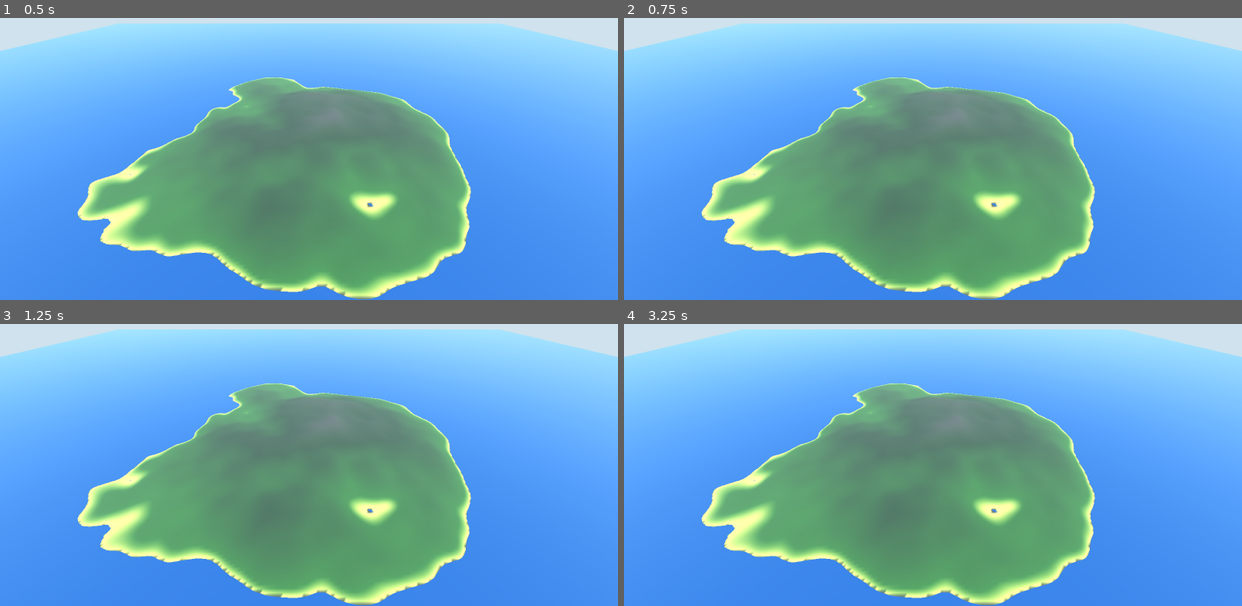
Above: before the commit, frames 1-4 (two rows, left to right).
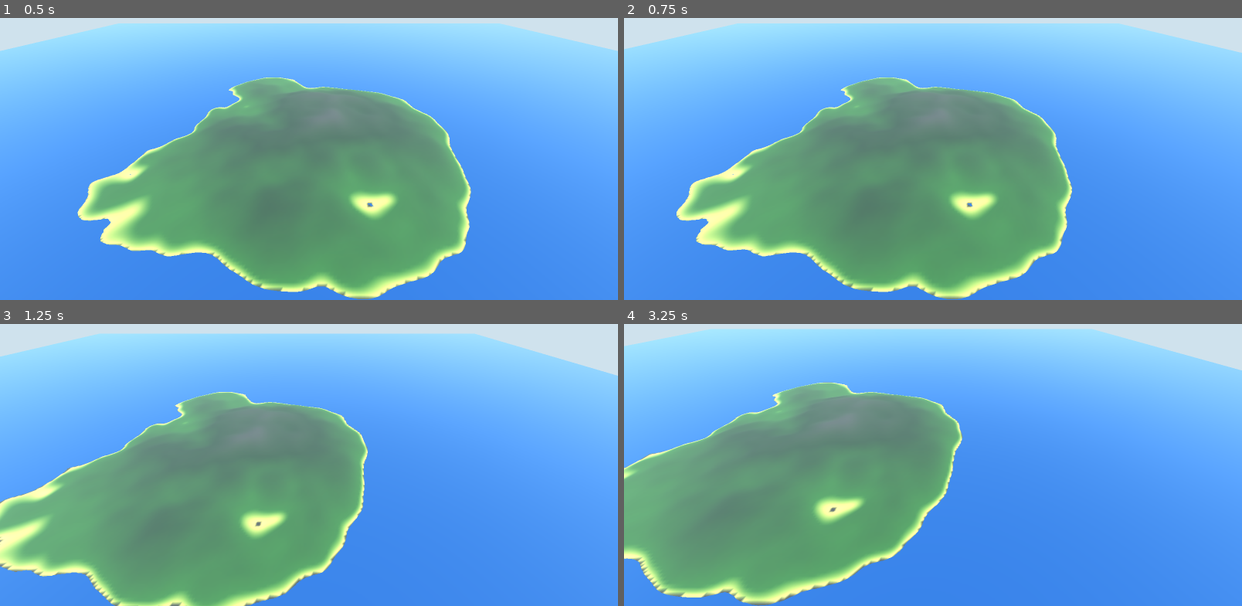
Above: after the commit, the same moments.

Repository: Twody2D/mass
Game: Godot game, scene res://scenes/main.tscn
The game is run twice, just before and just after one commit, with the same random seed, the same clock (stepped at 60 frames per second) and the same inputs.
Inputs (mouse positions are in pixels of both pictures, inside the frame that each line leads up to):
- Up to frame 1 (0.5 s): no input
- Up to frame 2 (0.75 s): tap Enter at 0.5 s; move the mouse to (1068, 108) at 0.52 s; hold D from 0.53 s (still down); hold Shift from 0.53 s (still down); click (1068, 108) at 0.67 s
- Up to frame 3 (1.25 s): keep holding D; keep holding Shift; tap Space at 0.77, 1.07 s; tap E at 0.8 s
- Up to frame 4 (3.25 s): release D at 1.25 s; release Shift at 1.25 s; drag from (809, 450) to (902, 501) at 1.27 s; move the mouse to (994, 355) at 2.02 s; hold D 2.03-2.75 s; hold Q 2.03-2.75 s; click (994, 355) at 2.17 s; tap Ctrl at 2.3 s; drag from (902, 501) to (747, 380) at 2.77 s

Frame 1 is identical in both runs. In frame 2, 11% of the frame differs, in the area x 0-100%, y 1-100%; in frame 3, 34%; in frame 4, 40%.

Commit message:
feat(camera): add free flight observer camera
FreeCamera, in the style of the Godot editor's own flycam: WASD relative
to the view, E/Space and Q/Ctrl for altitude, Shift to boost, right mouse
button held to look, wheel to change speed.

- look is bound to holding the right button rather than permanently
  capturing the cursor, because the debug UI will need the pointer
- keys are polled by physical position, so WASD stays put on non-QWERTY
  layouts
- movement is exponentially smoothed and frame rate independent, so
  recorded footage stays watchable
- position is clamped to the map plus a margin and to an altitude band,
  so the camera cannot be flown off and lost
- the camera adopts the orientation the scene placed it at instead of
  snapping to its own
- tuning stays in the script, not GameConfig, since it means nothing to
  any other system

Verified on Godot 4.7.2-stable with tools/verify_camera.tscn: all eight
invariants pass, including clamping at 912 m horizontally and 1..2000 m
vertically, speed staying inside [2, 1200] after 200 wheel notches each
way, and no drift when idle. The adopted pitch reads -33 degrees, which
independently confirms the scene transform is read correctly. A coast
level screenshot confirms the view.

Keyboard and mouse handling itself cannot be exercised headlessly and
needs a human at the keyboard.

Diff:
--- a/scenes/main.tscn
+++ b/scenes/main.tscn
@@ -1,6 +1,7 @@
-[gd_scene load_steps=5 format=3]
+[gd_scene load_steps=6 format=3]
 
 [ext_resource type="Script" path="res://scripts/world/world.gd" id="1_world"]
+[ext_resource type="Script" path="res://scripts/camera/free_camera.gd" id="2_camera"]
 
 [sub_resource type="ProceduralSkyMaterial" id="SkyMaterial_1"]
 sky_top_color = Color(0.325, 0.51, 0.788, 1)
@@ -38,3 +39,4 @@
 [node name="Camera3D" type="Camera3D" parent="."]
 transform = Transform3D(1, 0, 0, 0, 0.8387, 0.5446, 0, -0.5446, 0.8387, 0, 300, 450)
 far = 4000.0
+script = ExtResource("2_camera")
--- /dev/null
+++ b/scripts/camera/free_camera.gd
@@ -0,0 +1,110 @@
+class_name FreeCamera
+extends Camera3D
+## Free flying observer camera, in the style of the Godot editor's own flycam.
+##
+## Mouse look is bound to holding the right button rather than permanently
+## capturing the cursor, because the debug UI needs the pointer. Keys are polled
+## by physical position, so WASD stays where it is on non-QWERTY layouts.
+##
+## Tuning lives here rather than in GameConfig: none of it means anything to any
+## other system.
+
+const BASE_SPEED := 80.0
+const MIN_SPEED := 2.0
+const MAX_SPEED := 1200.0
+## Multiplicative, so one wheel notch feels the same at every speed.
+const SPEED_STEP := 1.15
+const BOOST_MULTIPLIER := 4.0
+const MOUSE_SENSITIVITY := 0.0025
+const MAX_PITCH := 1.5533  ## 89 degrees, short of gimbal flip
+## Higher converges faster. Some smoothing keeps recorded footage watchable.
+const ACCELERATION := 10.0
+
+## Vertical limits in metres, and a horizontal margin beyond the map edge, so
+## the camera cannot be flown off into empty space and lost.
+const MIN_ALTITUDE := 1.0
+const MAX_ALTITUDE := 2000.0
+const HORIZONTAL_MARGIN := 400.0
+
+var speed := BASE_SPEED
+
+var _velocity := Vector3.ZERO
+var _yaw := 0.0
+var _pitch := 0.0
+var _looking := false
+
+
+func _ready() -> void:
+	# Adopt whatever orientation the scene placed us at instead of snapping.
+	_yaw = rotation.y
+	_pitch = clampf(rotation.x, -MAX_PITCH, MAX_PITCH)
+
+
+func _notification(what: int) -> void:
+	# Losing focus mid-drag would otherwise leave the cursor captured.
+	if what == NOTIFICATION_APPLICATION_FOCUS_OUT:
+		_set_looking(false)
+
+
+func _unhandled_input(event: InputEvent) -> void:
+	if event is InputEventMouseButton:
+		var button := event as InputEventMouseButton
+		match button.button_index:
+			MOUSE_BUTTON_RIGHT:
+				_set_looking(button.pressed)
+			MOUSE_BUTTON_WHEEL_UP:
+				if button.pressed:
+					speed = minf(speed * SPEED_STEP, MAX_SPEED)
+			MOUSE_BUTTON_WHEEL_DOWN:
+				if button.pressed:
+					speed = maxf(speed / SPEED_STEP, MIN_SPEED)
+	elif event is InputEventMouseMotion and _looking:
+		var motion := event as InputEventMouseMotion
+		_yaw -= motion.relative.x * MOUSE_SENSITIVITY
+		_pitch = clampf(_pitch - motion.relative.y * MOUSE_SENSITIVITY, -MAX_PITCH, MAX_PITCH)
+		rotation = Vector3(_pitch, _yaw, 0.0)
+
+
+func _process(delta: float) -> void:
+	var target := _input_direction() * speed
+	if Input.is_physical_key_pressed(KEY_SHIFT):
+		target *= BOOST_MULTIPLIER
+	# Exponential smoothing, frame rate independent.
+	_velocity = _velocity.lerp(target, 1.0 - exp(-ACCELERATION * delta))
+	position = _clamp_to_world(position + _velocity * delta)
+
+
+## Movement is relative to where the camera is pointing, except for the vertical
+## axis, which stays world aligned so climbing does not depend on the pitch.
+func _input_direction() -> Vector3:
+	var forward := -global_transform.basis.z
+	var right := global_transform.basis.x
+	var direction := Vector3.ZERO
+	if Input.is_physical_key_pressed(KEY_W):
+		direction += forward
+	if Input.is_physical_key_pressed(KEY_S):
+		direction -= forward
+	if Input.is_physical_key_pressed(KEY_D):
+		direction += right
+	if Input.is_physical_key_pressed(KEY_A):
+		direction -= right
+	if Input.is_physical_key_pressed(KEY_E) or Input.is_physical_key_pressed(KEY_SPACE):
+		direction += Vector3.UP
+	if Input.is_physical_key_pressed(KEY_Q) or Input.is_physical_key_pressed(KEY_CTRL):
+		direction -= Vector3.UP
+	return direction.normalized()
+
+
+func _clamp_to_world(p: Vector3) -> Vector3:
+	var limit := GameConfig.MAP_SIZE * 0.5 + HORIZONTAL_MARGIN
+	return Vector3(
+		clampf(p.x, -limit, limit),
+		clampf(p.y, MIN_ALTITUDE, MAX_ALTITUDE),
+		clampf(p.z, -limit, limit))
+
+
+func _set_looking(active: bool) -> void:
+	if _looking == active:
+		return
+	_looking = active
+	Input.mouse_mode = Input.MOUSE_MODE_CAPTURED if active else Input.MOUSE_MODE_VISIBLE
Not shown, added: scripts/camera/free_camera.gd.uid
Not shown, changed: ARCHITECTURE.md
Not shown, changed: README.md
Not shown, changed: TODO.md
Not shown, removed: scripts/camera/.gitkeep
